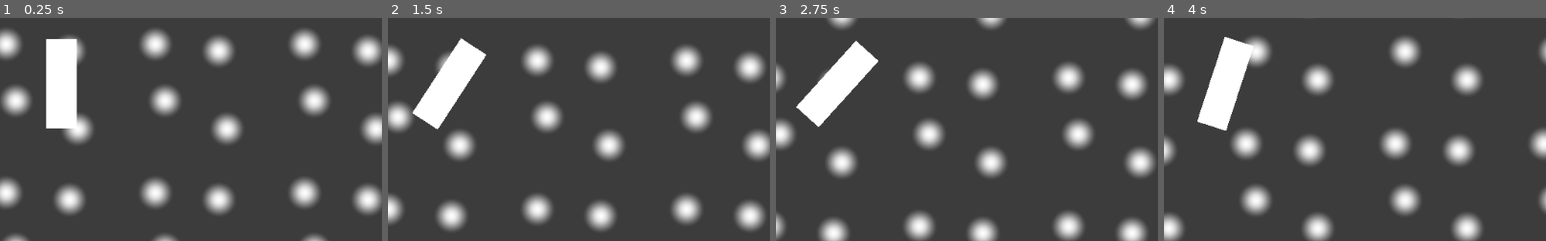
Above: before the commit, frames 1-4 (left to right).
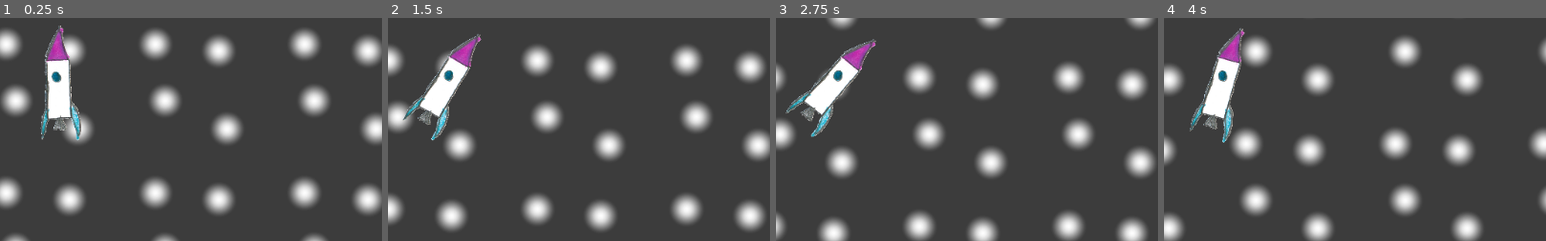
Above: after the commit, the same moments.

Repository: the-g-force/FamJam-April2020
Game: Godot game, scene res://src/Level.tscn
Same seed, same stepped clock (60 frames per second), same inputs: the game is played once before the commit and once after it.
Inputs:
- Up to frame 1 (0.25 s): no input
- Up to frame 2 (1.5 s): hold Right (TurnRight) 0.53-1.28 s; hold Left (TurnLeft) from 1.28 s (still down)
- Up to frame 3 (2.75 s): release Left (TurnLeft) at 2.03 s; hold Right (TurnRight) from 2.03 s (still down)
- Up to frame 4 (4 s): release Right (TurnRight) at 2.78 s; hold Up (Thrust) 2.78-3.53 s; hold Left (TurnLeft) from 3.53 s (still down)
The pictures show only the part of the screen within x 42-92%, y 35-85%; the shares and areas given below are measured in that part.

The runs differ from the first frame. In frame 1, 2.4% of the frame differs, in the area x 10-22%, y 3-55%; in frame 2, 2.5%; in frame 3, 2.5%, in the area x 2-27%, y 9-54%; in frame 4, 2.5%.

Commit message:
Use rocket image on the rocket

Diff:
--- a/project/src/Rocket.tscn
+++ b/project/src/Rocket.tscn
@@ -1,26 +1,23 @@
-[gd_scene load_steps=4 format=2]
+[gd_scene load_steps=5 format=2]
 
 [ext_resource path="res://src/Rocket.gd" type="Script" id=1]
 [ext_resource path="res://assets/sfx/good_engine.wav" type="AudioStream" id=2]
+[ext_resource path="res://assets/rocket.png" type="Texture" id=3]
 
 [sub_resource type="RectangleShape2D" id=1]
-extents = Vector2( 20, 60 )
+extents = Vector2( 19.989, 75.7177 )
 
 [node name="Rocket" type="KinematicBody2D"]
 position = Vector2( 276.006, 215.395 )
 script = ExtResource( 1 )
 
 [node name="CollisionShape2D" type="CollisionShape2D" parent="."]
+position = Vector2( -3.41278, 0 )
 shape = SubResource( 1 )
 
-[node name="ColorRect" type="ColorRect" parent="."]
-margin_left = -20.0
-margin_top = -60.0
-margin_right = 20.7773
-margin_bottom = 60.0
-__meta__ = {
-"_edit_use_anchors_": false
-}
+[node name="Sprite" type="Sprite" parent="."]
+scale = Vector2( 0.2, 0.2 )
+texture = ExtResource( 3 )
 
 [node name="AudioStreamPlayer" type="AudioStreamPlayer" parent="."]
 stream = ExtResource( 2 )
